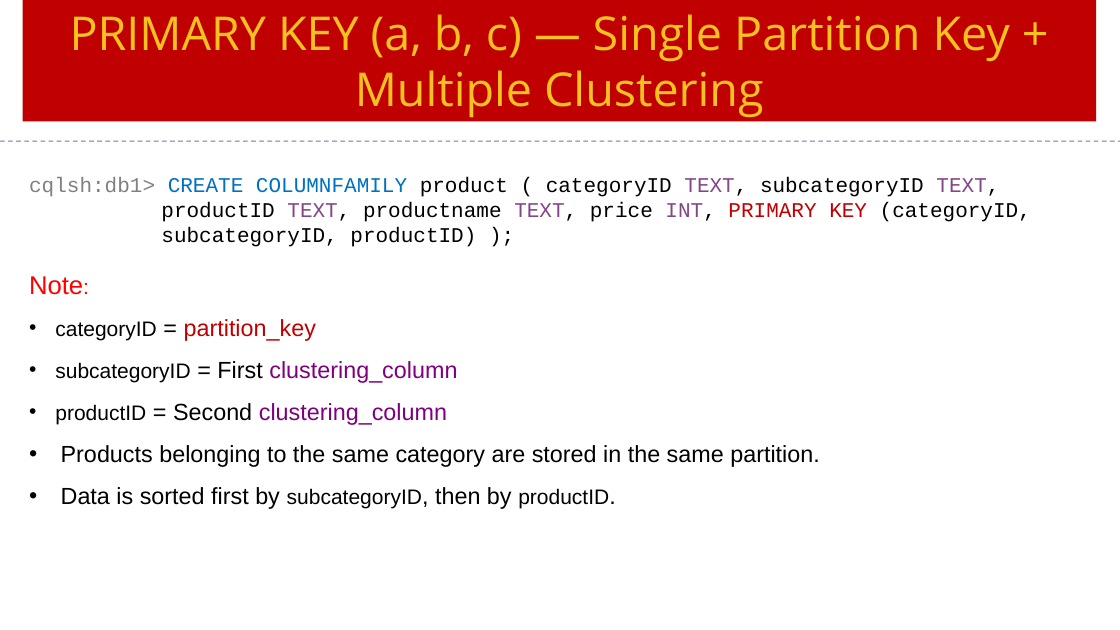
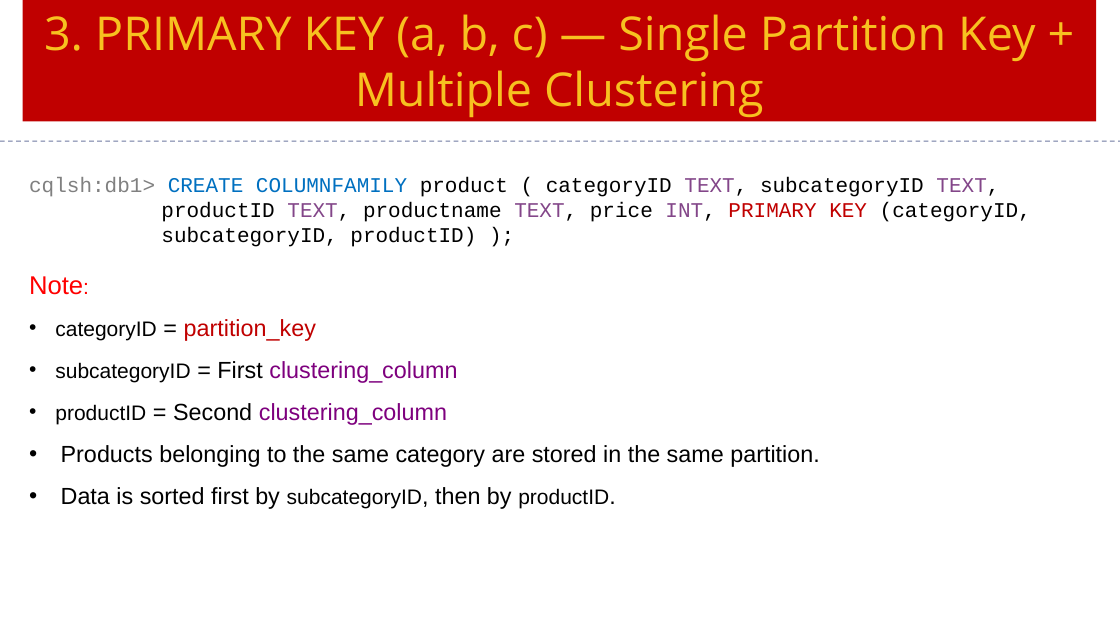
Before and after one commit to Saleel-Bagde/PPT-s, a slide deck: slide 21 of Cassandra Ver3.pptx (slide 20 before the commit). Drawn at 1120x630 pixels with LibreOffice and Linux fonts; fonts in the diff are those of the drawing. Boxes give left, top, right and bottom in pixels: in the first picture for what was removed or moved away, otherwise in the second. Text is boxed around its words. In the diff, an @@ line names an element or a change of style, - is before the commit and + after.

```diff
--- a/Cassandra Ver3.pptx
+++ b/Cassandra Ver3.pptx
@@ text in rectangle at [44,14,1035,118]: text changed @@
-PRIMARY KEY (a, b, c) — Single Partition Key + Multiple Clustering
+3. PRIMARY KEY (a, b, c) — Single Partition Key + Multiple Clustering
```
Also in this commit, not shown: 4 other slides changed, 1 slide added.
